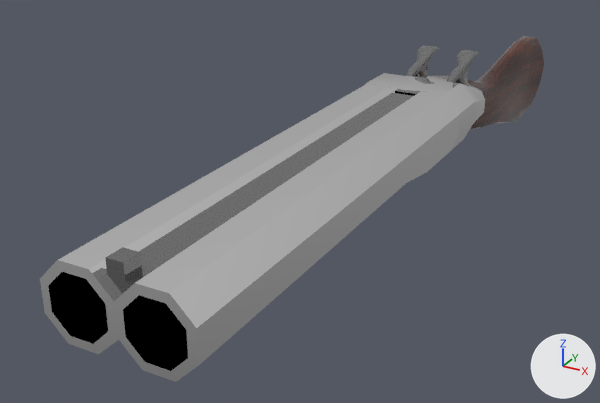
What one commit did to the Blender file blender/proj/shoga.blend.
Both versions are drawn from a camera (50 mm lens) standing at (0.256, -0.708, 0.23) and looking at (-0.079, -0.099, -0.074). Lighting does not change. The marker at lower right points along +X, +Y and +Z.

Before the edit, the objects in view are built like this:
```python
ob_barrels_001 = bpy.data.objects.new('barrels.001', me_cube_010)
ob_barrels_001.location = (0.0, -0.0996, -0.0149)
ob_barrels_001.rotation_euler = (0.0, 0.00059, 1.571)  # degrees (0, 0, 90)
ob_hammerleft_001 = bpy.data.objects.new('hammerLeft.001', me_cube_009)
ob_hammerleft_001.location = (0.0202, 0.0375, 0.0017)
ob_hammerleft_001.rotation_euler = (0.0, -0.213, 1.571)  # degrees (0, -12, 90)
ob_handle_001 = bpy.data.objects.new('handle.001', me_cube_004)
ob_handle_001.location = (0.0, -0.0004, 0.007)
ob_handle_001.rotation_euler = (0.0, 0.00059, 1.571)  # degrees (0, 0, 90)
ob_hummerright_001 = bpy.data.objects.new('hummerRight.001', me_cube_008)
ob_hummerright_001.location = (-0.0194, 0.0375, 0.0017)
ob_hummerright_001.rotation_euler = (0.0, -0.221, 1.571)  # degrees (0, -13, 90)
```
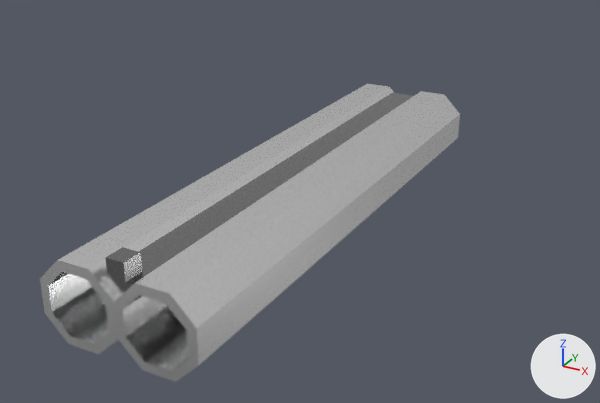
What differs and where, as boxes (x1, y1, x2, y2) in the pictures (600 x 403 px):
'barrels.001', surface changed: (45, 84, 460, 374) in both
'handle.001', hidden: before (365, 36, 544, 183)
'hammerLeft.001', hidden: before (447, 50, 479, 83)
'hummerRight.001', no longer drawn: before (406, 46, 439, 76)

Diff of the bpy script that builds the scene:
```diff
--- a/blender/proj/shoga.blend.py
+++ b/blender/proj/shoga.blend.py
@@ mat_shotgunmat @@
 n0 = _N.new('ShaderNodeOutputMaterial'); n0.name = 'Material Output'
-n1 = _N.new('ShaderNodeTexImage'); n1.name = 'Image Texture.002'
-n1.image = img_shotgunmetalic_png
+n4 = _N.new('ShaderNodeBsdfPrincipled'); n4.name = 'Principled BSDF'
+n4.subsurface_method = 'BURLEY'
+n4.inputs[1].default_value = 1.0  # 'Metallic'
+n4.inputs[2].default_value = 0.208  # 'Roughness'
+n4.inputs[13].default_value = 0.342  # 'Specular IOR Level'
 n2 = _N.new('ShaderNodeTexImage'); n2.name = 'Image Texture'
 n2.image = img_shotgunalbedo_png
-n3 = _N.new('ShaderNodeMath'); n3.name = 'Math'
-n3.operation = 'SUBTRACT'
-n3.inputs[0].default_value = 0.8  # 'Value'
-n4 = _N.new('ShaderNodeBsdfPrincipled'); n4.name = 'Principled BSDF'
-n4.subsurface_method = 'BURLEY'
-n4.inputs[13].default_value = 0.342  # 'Specular IOR Level'
 _L.new(n4.outputs[0], n0.inputs[0])  # 'BSDF' to 'Surface'
-_L.new(n1.outputs[1], n3.inputs[1])  # 'Alpha' to 'Value'
 _L.new(n2.outputs[0], n4.inputs[0])  # 'Color' to 'Base Color'
-_L.new(n1.outputs[0], n4.inputs[1])  # 'Color' to 'Metallic'
-_L.new(n3.outputs[0], n4.inputs[2])  # 'Value' to 'Roughness'
@@ ob_handle_001 @@
 ob_handle_001 = bpy.data.objects.new('handle.001', me_cube_004)
-ob_handle_001.location = (0.0, -0.0004, 0.007)
-ob_handle_001.rotation_euler = (0.0, 0.00059, 1.571)  # degrees (0, 0, 90)
+ob_handle_001.location = (0.0, 0.0, 0.0)
+ob_handle_001.hide_viewport = True
@@ ob_hammerleft_001 @@
 ob_hammerleft_001 = bpy.data.objects.new('hammerLeft.001', me_cube_009)
-ob_hammerleft_001.location = (0.0202, 0.0375, 0.0017)
-ob_hammerleft_001.rotation_euler = (0.0, -0.213, 1.571)  # degrees (0, -12, 90)
+ob_hammerleft_001.location = (0.0, 0.0, 0.0)
+ob_hammerleft_001.hide_viewport = True
@@ ob_hummerright_001 @@
 ob_hummerright_001 = bpy.data.objects.new('hummerRight.001', me_cube_008)
-ob_hummerright_001.location = (-0.0194, 0.0375, 0.0017)
-ob_hummerright_001.rotation_euler = (0.0, -0.221, 1.571)  # degrees (0, -13, 90)
+ob_hummerright_001.location = (0.0, 0.0, 0.0)
```
